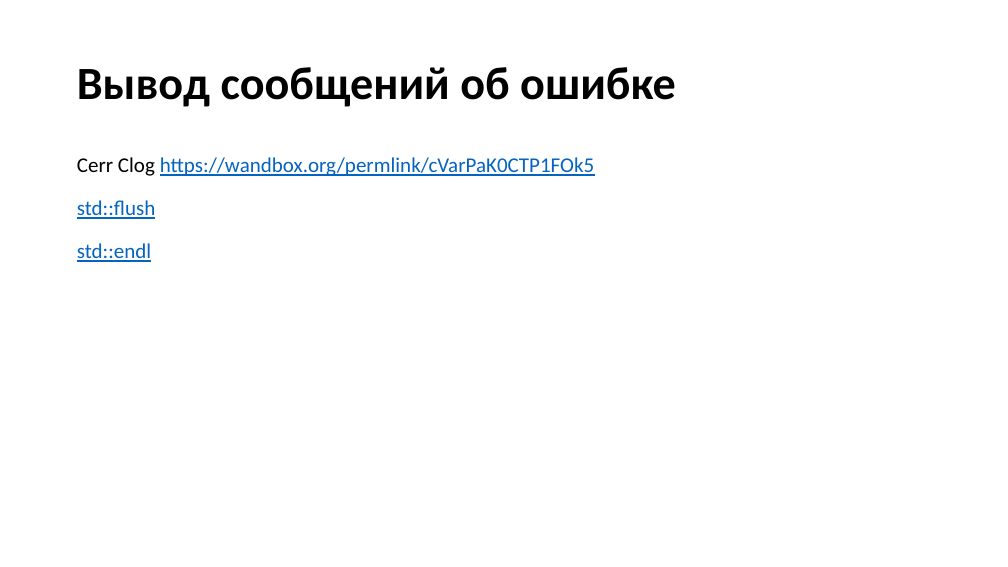
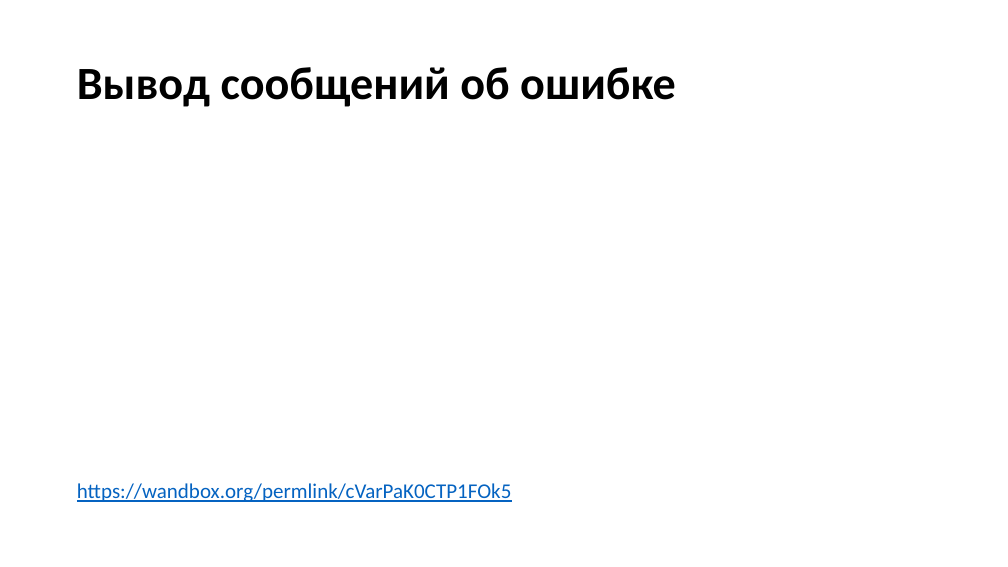
Before and after one commit to VladimirChabanov/alg_and_prog_2year, a slide deck: slide 21 of 01_lectures/lecture_01/presentation.pptx (slide 19 before the commit). Drawn at 1008x567 pixels with LibreOffice and Linux fonts; fonts in the diff are those of the drawing. Boxes give left, top, right and bottom in pixels: in the first picture for what was removed or moved away, otherwise in the second. Text is boxed around its words. In the diff, an @@ line names an element or a change of style, - is before the commit and + after.

```diff
--- a/01_lectures/lecture_01/presentation.pptx
+++ b/01_lectures/lecture_01/presentation.pptx
@@ text at (x1=77, y1=483, x2=512, y2=502): text changed @@
-Cerr Clog https://wandbox.org/permlink/cVarPaK0CTP1FOk5
-std::flush
-std::endl
+https://wandbox.org/permlink/cVarPaK0CTP1FOk5
```
Also in this commit, not shown: 5 other slides changed, 3 slides added.
